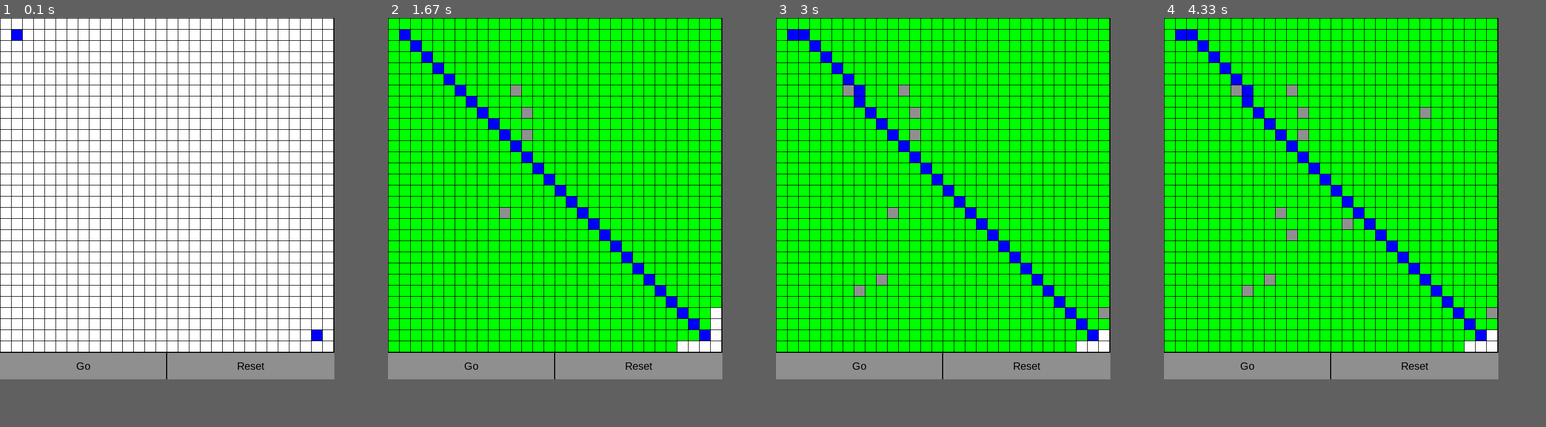
Above: before the commit, frames 1-4 (left to right).
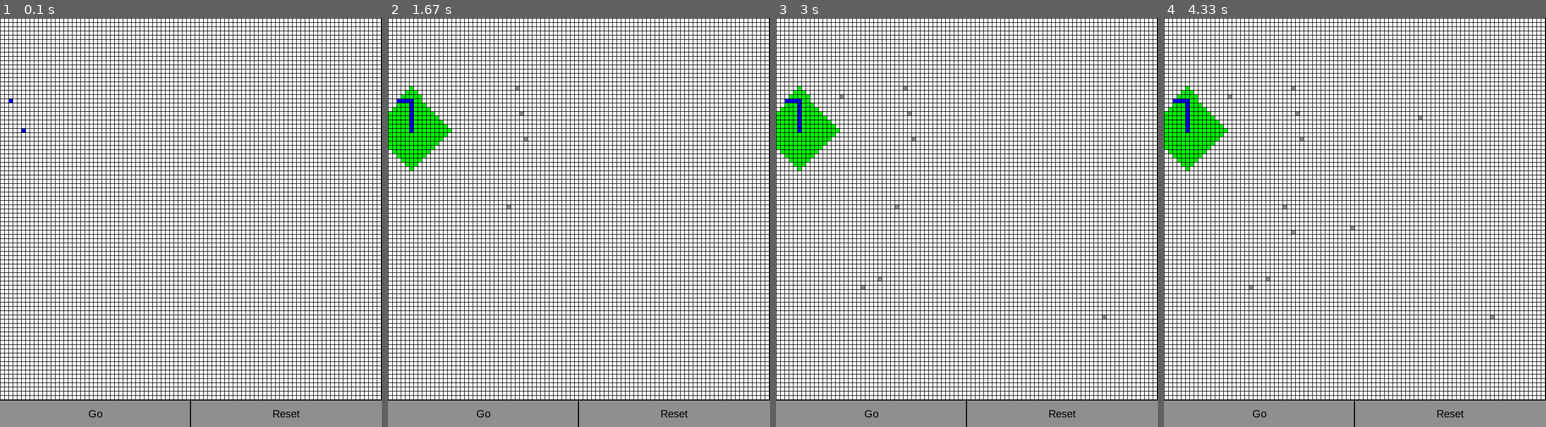
Above: after the commit, the same moments.

Repository: ChrisKneller/pygame-pathfinder
Game: pygame game, started from grid.py
Two runs of this game, one before a commit and one after it. Both use one fixed random seed, a clock stepped at 60 frames per second and the inputs below.
Inputs (mouse positions are in pixels of both pictures, inside the frame that each line leads up to):
- Up to frame 1 (0.1 s): no input
- Up to frame 2 (1.67 s): move the mouse to (563, 242) at 0.37 s; click "Go" at 0.88 s; press the mouse at (525, 136) at 1.2 s; move the mouse to (521, 112) at 1.3 s; release the mouse at (517, 87) at 1.43 s; press the mouse at (525, 136) at 1.53 s; move the mouse to (506, 206) at 1.63 s
- Up to frame 3 (3 s): release the mouse at (879, 275) at 1.77 s; click (860, 287) at 1.92 s; click (1104, 316) at 2.25 s; click (840, 95) at 2.75 s
- Up to frame 4 (4.33 s): click (1419, 116) at 3.32 s; click (1351, 226) at 3.65 s; click (1290, 230) at 4.08 s
In our replay, the window is 632x682 before the commit and 722x772 after it. These sizes can differ from the game's own. Grey fills any space a smaller window leaves; there, only what the larger window draws over its background counts as a difference.

The runs differ from the first frame. In frame 1, 37% of the frame differs, in the area x 0-100%, y 0-100%; in frame 2, 85%; in frame 3, 85%; in frame 4, 85%.

Commit message:
Added maze generation via Prim's algo

Diff:
--- a/grid.py
+++ b/grid.py
@@ -2,6 +2,7 @@
 import time
 from priority_queue import PrioritySet, PriorityQueue
 from math import inf
+import random
 
 # Define some colors
 BLACK = (0, 0, 0)
@@ -65,8 +66,9 @@
         self.distance_modifier = dmf[self.nodetype]
         self.color = self.pcolor if self.is_path else self.vcolor if self.is_visited else self.rcolor
 
-    def update(self, nodetype=False, is_visited='unchanged', is_path='unchanged', colors=colors, dmf=distance_modifiers):
+    def update(self, nodetype=False, is_visited='unchanged', is_path='unchanged', colors=colors, dmf=distance_modifiers, nodetypes=nodetypes):
         if nodetype:
+            assert nodetype in nodetypes, f"nodetype must be one of: {nodetypes}"
             self.nodetype = nodetype
 
         if is_visited != 'unchanged':
@@ -84,7 +86,7 @@
         self.color = self.pcolor if self.is_path else self.vcolor if self.is_visited else self.rcolor
 
 # This sets the WIDTH and HEIGHT of each grid location
-WIDTH = 20
+WIDTH = 7
 HEIGHT = WIDTH # so they are squares
 BUTTON_HEIGHT = 50
 
@@ -93,19 +95,22 @@
 
 # Create a 2 dimensional array (a list of lists)
 grid = []
-ROWS = 30
+ROWS = 90
+# Iterate through every row and column, adding blank nodes
 for row in range(ROWS):
-    # Add an empty array that will hold each cell
     grid.append([])
     for column in range(ROWS):
-        grid[row].append(Node('blank'))  # Append a blank node
+        grid[row].append(Node('blank'))
 
 # Set start and end points for the pathfinder
-START_POINT=(1,1)
-END_POINT=(ROWS-2,ROWS-2)
+# START_POINT=(1,1)
+START_POINT = (random.randint(0,ROWS-1),random.randint(0,ROWS-1))
+END_POINT = (random.randint(0,ROWS-1),random.randint(0,ROWS-1))
 
 grid[START_POINT[0]][START_POINT[1]].update(nodetype='start')
 grid[END_POINT[0]][END_POINT[1]].update(nodetype='end')
+
+DIAGONALS = False
 
 # Used for handling click & drag
 mouse_drag = False
@@ -190,7 +195,7 @@
                 clear_visited()
                 update_gui(draw_background=False, draw_buttons=False)
                 pygame.display.flip()
-                path_found = path_finder(grid, START_POINT, END_POINT)
+                path_found = dijkstra(grid, START_POINT, END_POINT, diagonals=False)
                 grid[START_POINT[0]][START_POINT[1]].update(nodetype='start')
                 algorithm_run = True
 
@@ -202,6 +207,7 @@
                     for column in range(ROWS):
                         if (row,column) != START_POINT and (row,column) != END_POINT:
                             grid[row][column].update(nodetype='blank', is_visited=False, is_path=False)
+                grid = prim(start_point=START_POINT)
 
         elif event.type == pygame.MOUSEBUTTONUP:
             # Turn off all mouse drags if mouse Button released
@@ -273,7 +279,7 @@
 
     def update_path():
         clear_visited()
-        path_found = path_finder(grid, START_POINT, END_POINT, visualise=False)
+        path_found = dijkstra(grid, START_POINT, END_POINT, visualise=False)
         return path_found
 
     # Function for moving an item between two dicts
@@ -282,10 +288,125 @@
         from_dict.pop(item)
         return from_dict, to_dict
 
+    # + represents non-diagonal neighbours, x diagonal neighbours
+    def get_neighbours(node, max_dimension, diagonals=DIAGONALS):
+        if not diagonals:
+            neighbours = (
+                ((min(max_dimension,node[0]+1),node[1]),"+"),
+                ((max(0,node[0]-1),node[1]),"+"),
+                ((node[0],min(max_dimension,node[1]+1)),"+"),
+                ((node[0],max(0,node[1]-1)),"+")
+            )
+        else:
+            neighbours = (
+                ((min(max_dimension,node[0]+1),node[1]),"+"),
+                ((max(0,node[0]-1),node[1]),"+"),
+                ((node[0],min(max_dimension,node[1]+1)),"+"),
+                ((node[0],max(0,node[1]-1)),"+"),
+                ((min(max_dimension,node[0]+1),min(max_dimension,node[1]+1)),"x"),
+                ((min(max_dimension,node[0]+1),max(0,node[1]-1)),"x"),
+                ((max(0,node[0]-1),min(max_dimension,node[1]+1)),"x"),
+                ((max(0,node[0]-1),max(0,node[1]-1)),"x")
+            )
+        for neighbour in neighbours:
+            if neighbour == node:
+                neighbours.remove(neighbour)
+
+        return neighbours
+
+    # randomized Prim's algorithm for creating random mazes
+    def prim(mazearray=False, start_point=False):
+
+        # If a maze isn't input, we just create a grid full of walls
+        if not mazearray:
+            mazearray = []
+            for row in range(ROWS):
+                mazearray.append([])
+                for column in range(ROWS):
+                    mazearray[row].append(Node('wall'))
+                    # Pygame part
+                    pygame.draw.rect(
+                        screen,
+                        mazearray[row][column].rcolor,
+                        [
+                        (MARGIN + WIDTH) * row + MARGIN,
+                        (MARGIN + HEIGHT) * column + MARGIN,
+                        WIDTH,
+                        HEIGHT
+                        ]
+                    )
+
+        n = len(mazearray) - 1
+
+        if not start_point:
+            start_point = (random.randint(0,n),random.randint(0,n))
+            START_POINT = start_point
+
+        mazearray[start_point[0]][start_point[1]].update(nodetype='start')
+
+        # Pygame part
+        pygame.draw.rect(
+            screen,
+            mazearray[start_point[0]][start_point[1]].rcolor,
+            [
+            (MARGIN + WIDTH) * start_point[1] + MARGIN,
+            (MARGIN + HEIGHT) * start_point[0] + MARGIN,
+            WIDTH,
+            HEIGHT
+            ]
+        )
+
+        walls = set([])
+
+        pygame.display.flip()
+
+        neighbours = get_neighbours(start_point, n)
+
+        for neighbour, ntype in neighbours:
+            if mazearray[neighbour[0]][neighbour[1]].nodetype == 'wall':
+                walls.add(neighbour)
+
+        while len(walls) > 0:
+            wall = random.choice(tuple(walls))
+            wall_neighbours = get_neighbours(wall, n)
+            neighbouring_walls = set([])
+            count = 0
+            for wall_neighbour, ntype in wall_neighbours:
+                if wall_neighbour == (start_point or END_POINT):
+                    continue
+                if mazearray[wall_neighbour[0]][wall_neighbour[1]].nodetype != 'wall':
+                    count += 1
+                else:
+                    neighbouring_walls.add(wall_neighbour)
+
+            if count <= 1:
+                mazearray[wall[0]][wall[1]].update(nodetype='blank')
+                pygame.draw.rect(
+                    screen,
+                    mazearray[wall[0]][wall[1]].rcolor,
+                    [
+                    (MARGIN + WIDTH) * wall[1] + MARGIN,
+                    (MARGIN + HEIGHT) * wall[0] + MARGIN,
+                    WIDTH,
+                    HEIGHT
+                    ]
+                )
+                pygame.display.update(
+                    (MARGIN + WIDTH) * wall[1] + MARGIN,
+                    (MARGIN + HEIGHT) * wall[0] + MARGIN,
+                    WIDTH,
+                    HEIGHT
+                )
+                time.sleep(0.01)
+                walls.update(neighbouring_walls)
+            walls.remove(wall)
+
+        mazearray[END_POINT[0]][END_POINT[1]].update(nodetype='end')
+
+        return mazearray
+
     # Run Dijkstra's algorithm
-    def path_finder(mazearray, start_point=(0,0), goal_node=False, display=pygame.display, visualise=True, diagonals=True):
-
-        start = time.perf_counter()
+    def dijkstra(mazearray, start_point=(0,0), goal_node=False, display=pygame.display, visualise=True, diagonals=DIAGONALS):
 
         # Get the dimensions of the (square) maze
         n = len(mazearray) - 1
@@ -312,28 +433,7 @@
                     current_distance, current_node = queue.pop()
                     continue
 
-            # Neighbours defined as 1 square above, below, left or right
-            neighbours = (
-                ((min(n,current_node[0]+1),current_node[1]),"+"),
-                ((max(0,current_node[0]-1),current_node[1]),"+"),
-                ((current_node[0],min(n,current_node[1]+1)),"+"),
-                ((current_node[0],max(0,current_node[1]-1)),"+")
-            )
-
-            # If we want the path to do diagonal movements
-            # + represents movement up down left or right
-            # x represents diagonal movement
-            if diagonals:
-                neighbours = (
-                    ((min(n,current_node[0]+1),current_node[1]),"+"),
-                    ((max(0,current_node[0]-1),current_node[1]),"+"),
-                    ((current_node[0],min(n,current_node[1]+1)),"+"),
-                    ((current_node[0],max(0,current_node[1]-1)),"+"),
-                    ((min(n,current_node[0]+1),min(n,current_node[1]+1)),"x"),
-                    ((min(n,current_node[0]+1),max(0,current_node[1]-1)),"x"),
-                    ((max(0,current_node[0]-1),min(n,current_node[1]+1)),"x"),
-                    ((max(0,current_node[0]-1),max(0,current_node[1]-1)),"x")
-                )
+            neighbours = get_neighbours(current_node, n, diagonals=diagonals)
 
             # Call to check neighbours of the current node
             for neighbour in neighbours:
@@ -377,7 +477,7 @@
                         WIDTH,
                         HEIGHT
                     )
-                    time.sleep(0.0000001)
+                    time.sleep(0.0001)
 
             # If there are no nodes in the queue then we return False (no path)
             if len(queue.show()) == 0:
@@ -412,7 +512,7 @@
 
 
     # loop to check all neighbours of the "current node"
-    def neighbours_loop(neighbour, mazearr, visited_nodes, unvisited_nodes, queue, v_distances, current_node, current_distance, diags=False):
+    def neighbours_loop(neighbour, mazearr, visited_nodes, unvisited_nodes, queue, v_distances, current_node, current_distance, diags=DIAGONALS):
         neighbour, ntype = neighbour
         # If the neighbour has already been visited
         if neighbour in visited_nodes:
@@ -440,27 +540,7 @@
             # Start an empty priority queue for the current node to check all neighbours
             neighbour_distances = PriorityQueue()
 
-            # This is just to differentiate between whether the algorithm can
-            # take diagonal steps or not. "+" and "x" are meant to be visual
-            # representations of "not diagonal" and "diagonal" nodes
-            if not diags:
-                neighbours = (
-                    ((min(n,current_node[0]+1),current_node[1]),"+"),
-                    ((max(0,current_node[0]-1),current_node[1]),"+"),
-                    ((current_node[0],min(n,current_node[1]+1)),"+"),
-                    ((current_node[0],max(0,current_node[1]-1)),"+")
-                )
-            else:
-                neighbours = (
-                    ((min(n,current_node[0]+1),min(n,current_node[1]+1)),"x"),
-                    ((min(n,current_node[0]+1),max(0,current_node[1]-1)),"x"),
-                    ((max(0,current_node[0]-1),min(n,current_node[1]+1)),"x"),
-                    ((max(0,current_node[0]-1),max(0,current_node[1]-1)),"x"),
-                    ((min(n,current_node[0]+1),current_node[1]),"+"),
-                    ((max(0,current_node[0]-1),current_node[1]),"+"),
-                    ((current_node[0],min(n,current_node[1]+1)),"+"),
-                    ((current_node[0],max(0,current_node[1]-1)),"+")
-                    )
+            neighbours = get_neighbours(current_node, n, diags)
 
             # Had some errors during testing, not sure if this is still necessary
             try:
